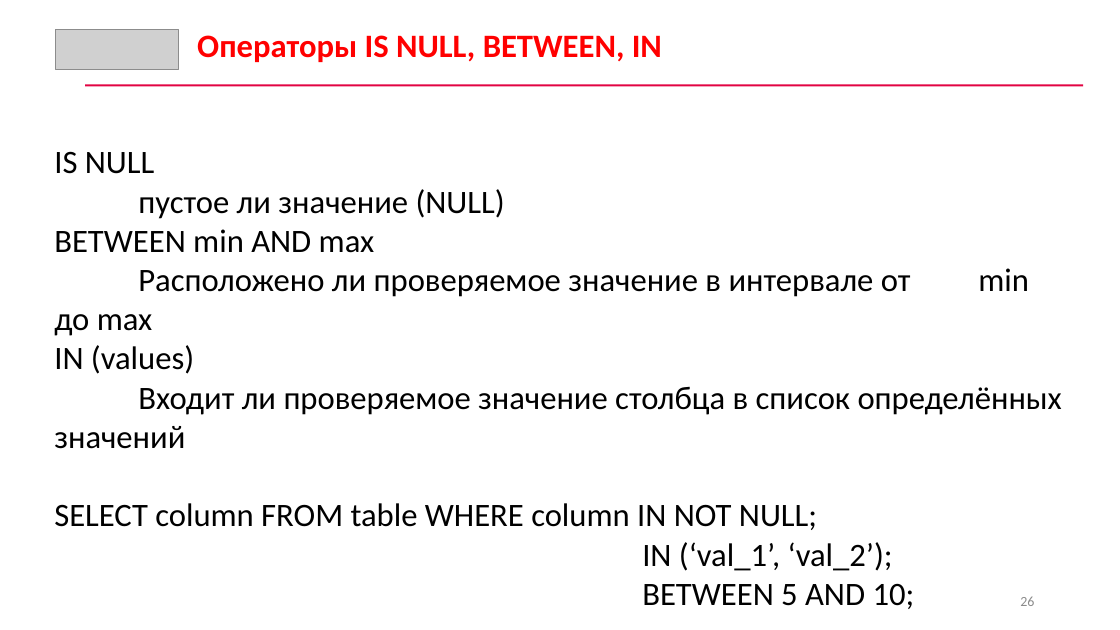
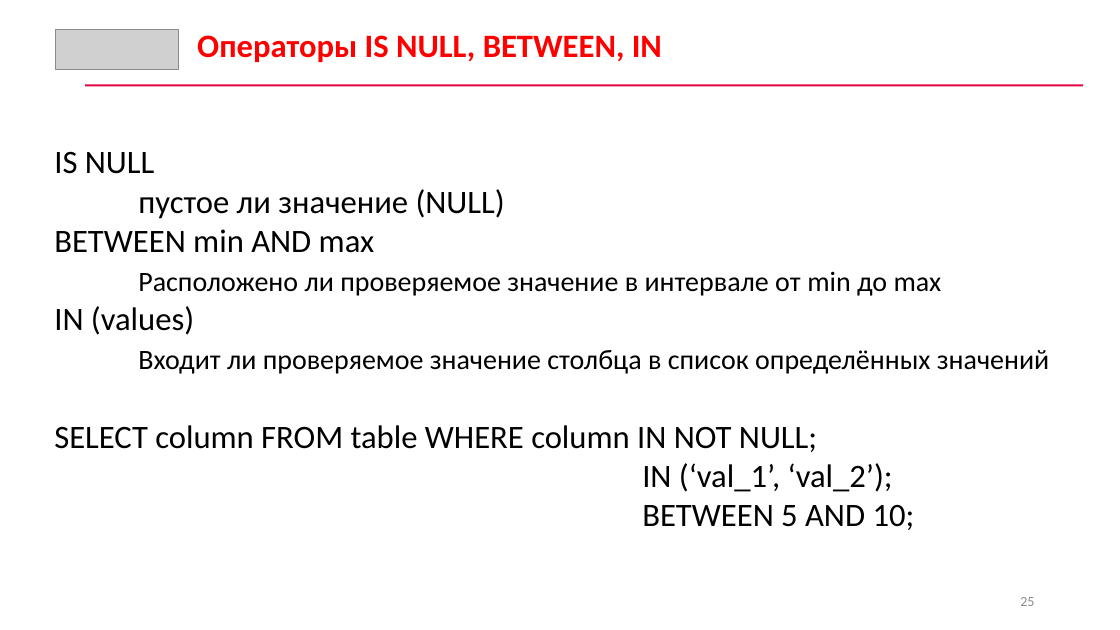
Before and after one commit to CyberLympha/data-analyze-for-cybersecurity, a slide deck: slide 25 of Лекции/3/Лекция 3 Методы хранения и анализа информации.pptx (slide 26 before the commit). Drawn at 1120x630 pixels with LibreOffice and Linux fonts; fonts in the diff are those of the drawing; grey boxes stand for pictures. Boxes give left, top, right and bottom in pixels: in the first picture for what was removed or moved away, otherwise in the second. Text is boxed around its words. In the diff, an @@ line names an element or a change of style, - is before the commit and + after.

```diff
--- a/Лекции/3/Лекция 3 Методы хранения и анализа информации.pptx
+++ b/Лекции/3/Лекция 3 Методы хранения и анализа информации.pptx
@@ text at (x1=138, y1=271, x2=1049, y2=374): size 28 to 24 pt in "Расположено ли проверяемое значение в интервале от ...", "Входит ли проверяемое значение столбца в список ..." @@
```
Also in this commit, not shown: 6 other slides changed, 1 slide removed.
